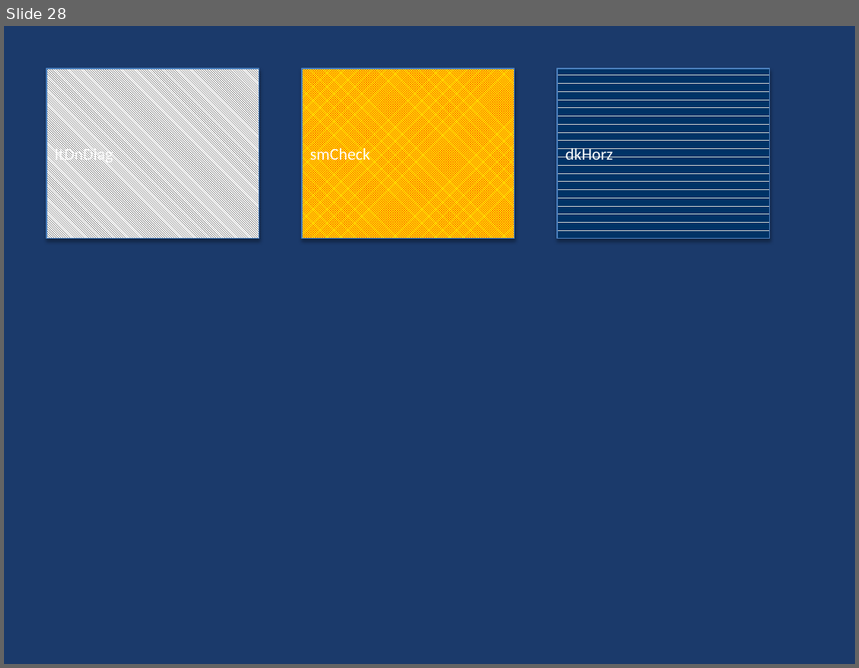
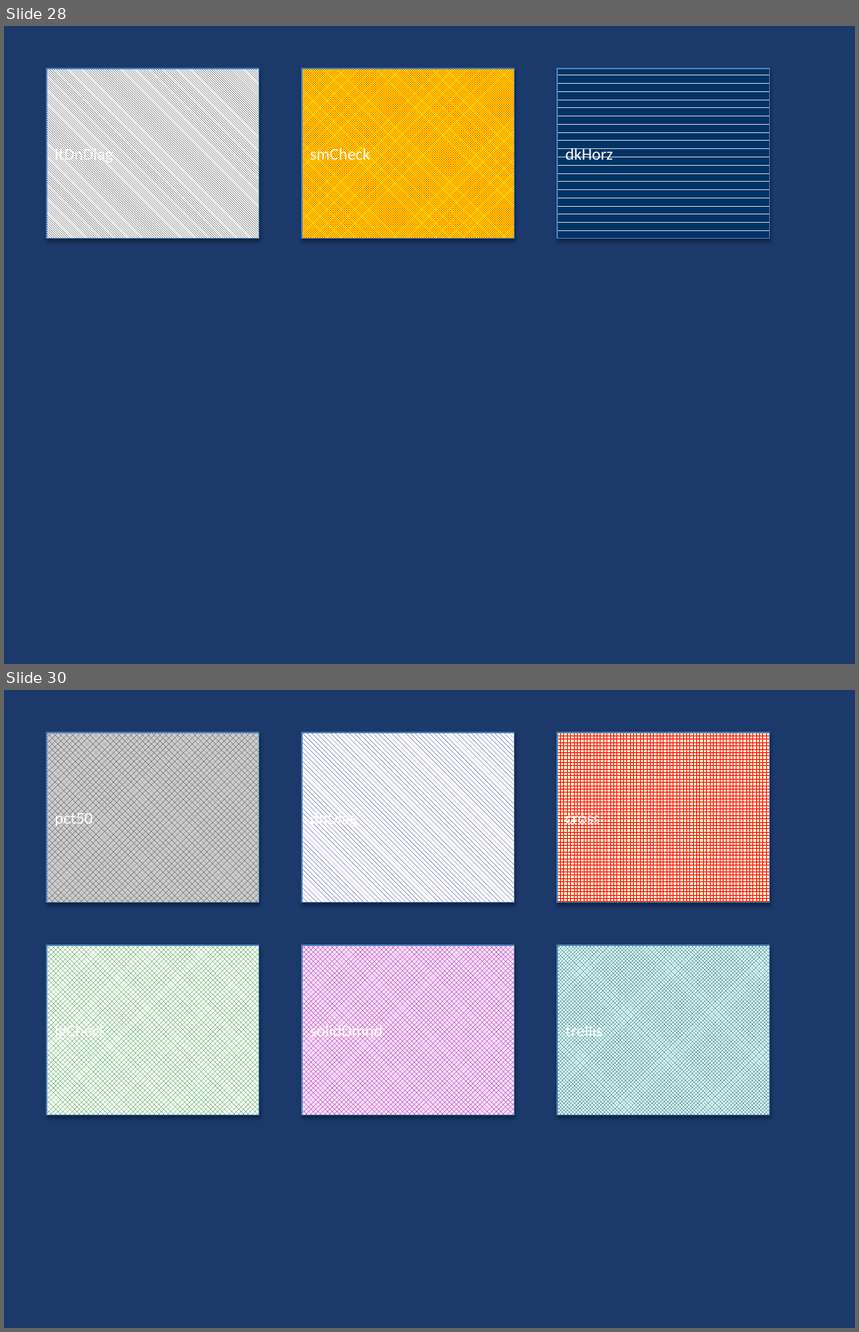
Before and after one commit to t-ujiie-g/pptx-svg, a slide deck: test_fixtures/test_features.pptx. Shown one above the other, each under a label of ours: slide 28 before the commit, slides 28 and 30 after it; the slides between them are not shown. The pictures are 859x668 and 859x1332 pixels, drawn with LibreOffice and Linux fonts; fonts in the diff are those of the drawing. Boxes give left, top, right and bottom in pixels: in the first picture for what was removed or moved away, otherwise in the second. Text is boxed around its words. In the diff, an @@ line names an element or a change of style, - is before the commit and + after.

```diff
--- a/test_fixtures/test_features.pptx
+++ b/test_fixtures/test_features.pptx
@@ slide 30 added at (4, 690, 855, 1328), background #1B3A6B @@
@@ rectangle added at (47, 733, 259, 903), fill pattern #333333 on #CCCCCC, outline #4B7EBC 0.75 pt, 14 pt, text #FFFFFF @@
+pct50
@@ rectangle added at (302, 733, 515, 903), fill pattern #000080 on #FFFFFF, outline #4B7EBC 0.75 pt, 14 pt, text #FFFFFF @@
+dnDiag
@@ rectangle added at (557, 733, 770, 903), fill pattern #FF0000 on #FFFFCC, outline #4B7EBC 0.75 pt, 14 pt, text #FFFFFF @@
+cross
@@ rectangle added at (47, 945, 259, 1116), fill pattern #008000 on #FFFFFF, outline #4B7EBC 0.75 pt, 14 pt, text #FFFFFF @@
+lgCheck
@@ rectangle added at (302, 945, 515, 1116), fill pattern #800080 on #FFE0FF, outline #4B7EBC 0.75 pt, 14 pt, text #FFFFFF @@
+solidDmnd
@@ rectangle added at (557, 945, 770, 1116), fill pattern #004040 on #E0FFFF, outline #4B7EBC 0.75 pt, 14 pt, text #FFFFFF @@
+trellis
```
Also in this commit, not shown: 2 other slides added, 6 other files.
